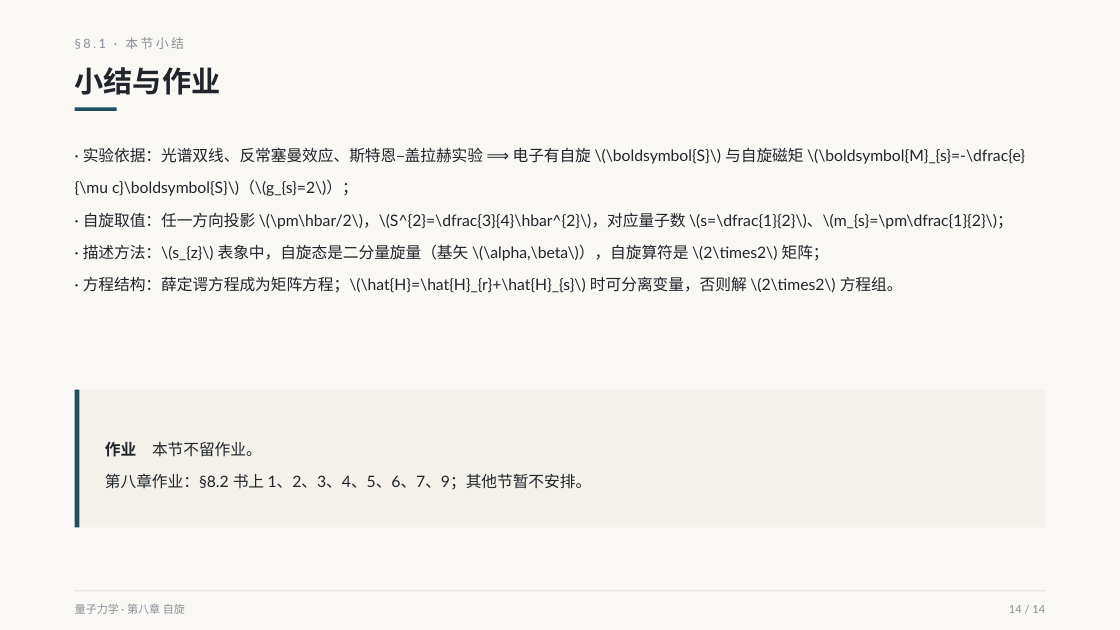
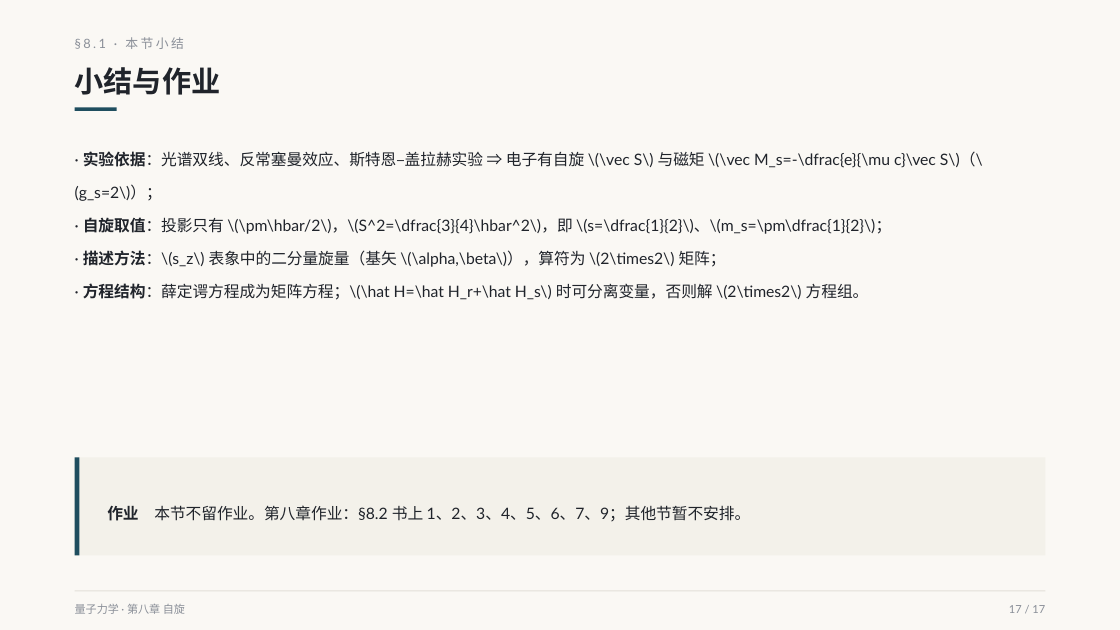
Before and after one commit to zhangdajian-sdu/quantum-mechanics-slides, a slide deck: slide 17 of slides/ch8/ch8-s1.pptx (slide 14 before the commit). Drawn at 1120x630 pixels with LibreOffice and Linux fonts; fonts in the diff are those of the drawing. Boxes give left, top, right and bottom in pixels: in the first picture for what was removed or moved away, otherwise in the second. Text is boxed around its words. In the diff, an @@ line names an element or a change of style, - is before the commit and + after.

```diff
--- a/slides/ch8/ch8-s1.pptx
+++ b/slides/ch8/ch8-s1.pptx
@@ text at (x1=75, y1=151, x2=983, y2=300): text changed @@
-· 实验依据：光谱双线、反常塞曼效应、斯特恩–盖拉赫实验 ⟹ 电子有自旋 \(\boldsymbol{S}\) 与自旋磁矩 \(\boldsymbol{M}_{s}=-\dfrac{e}{\mu c}\boldsymbol{S}\)（\(g_{s}=2\)）；
-· 自旋取值：任一方向投影 \(\pm\hbar/2\)，\(S^{2}=\dfrac{3}{4}\hbar^{2}\)，对应量子数 \(s=\dfrac{1}{2}\)、\(m_{s}=\pm\dfrac{1}{2}\)；
-· 描述方法：\(s_{z}\) 表象中，自旋态是二分量旋量（基矢 \(\alpha,\beta\)），自旋算符是 \(2\times2\) 矩阵；
-· 方程结构：薛定谔方程成为矩阵方程；\(\hat{H}=\hat{H}_{r}+\hat{H}_{s}\) 时可分离变量，否则解 \(2\times2\) 方程组。
+· 实验依据：光谱双线、反常塞曼效应、斯特恩–盖拉赫实验 ⇒ 电子有自旋 \(\vec S\) 与磁矩 \(\vec M_s=-\dfrac{e}{\mu c}\vec S\)（\(g_s=2\)）；
+· 自旋取值：投影只有 \(\pm\hbar/2\)，\(S^2=\dfrac{3}{4}\hbar^2\)，即 \(s=\dfrac{1}{2}\)、\(m_s=\pm\dfrac{1}{2}\)；
+· 描述方法：\(s_z\) 表象中的二分量旋量（基矢 \(\alpha,\beta\)），算符为 \(2\times2\) 矩阵；
+· 方程结构：薛定谔方程成为矩阵方程；\(\hat H=\hat H_r+\hat H_s\) 时可分离变量，否则解 \(2\times2\) 方程组。
@@ rectangle resized from (x1=75, y1=390, x2=1046, y2=528) to (x1=75, y1=457, x2=1046, y2=555) @@
@@ rectangle resized from (x1=75, y1=390, x2=80, y2=528) to (x1=75, y1=457, x2=80, y2=555) @@
@@ text at (x1=107, y1=505, x2=751, y2=522): text changed @@
-作业 本节不留作业。
-第八章作业：§8.2 书上 1、2、3、4、5、6、7、9；其他节暂不安排。
+作业 本节不留作业。第八章作业：§8.2 书上 1、2、3、4、5、6、7、9；其他节暂不安排。
@@ text at (x1=1009, y1=605, x2=1045, y2=613): text changed @@
-14 / 14
+17 / 17
```
Also in this commit, not shown: 13 other slides changed, 3 slides added, 25 other files.
